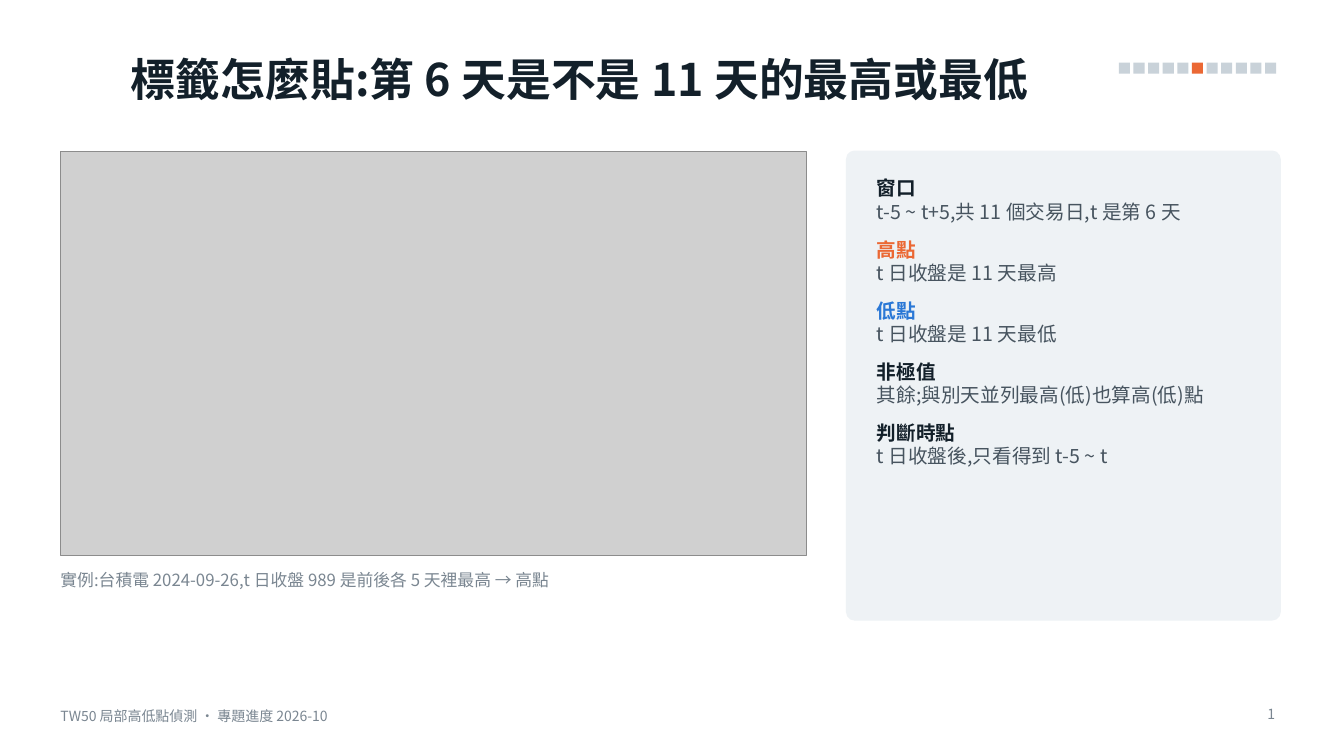
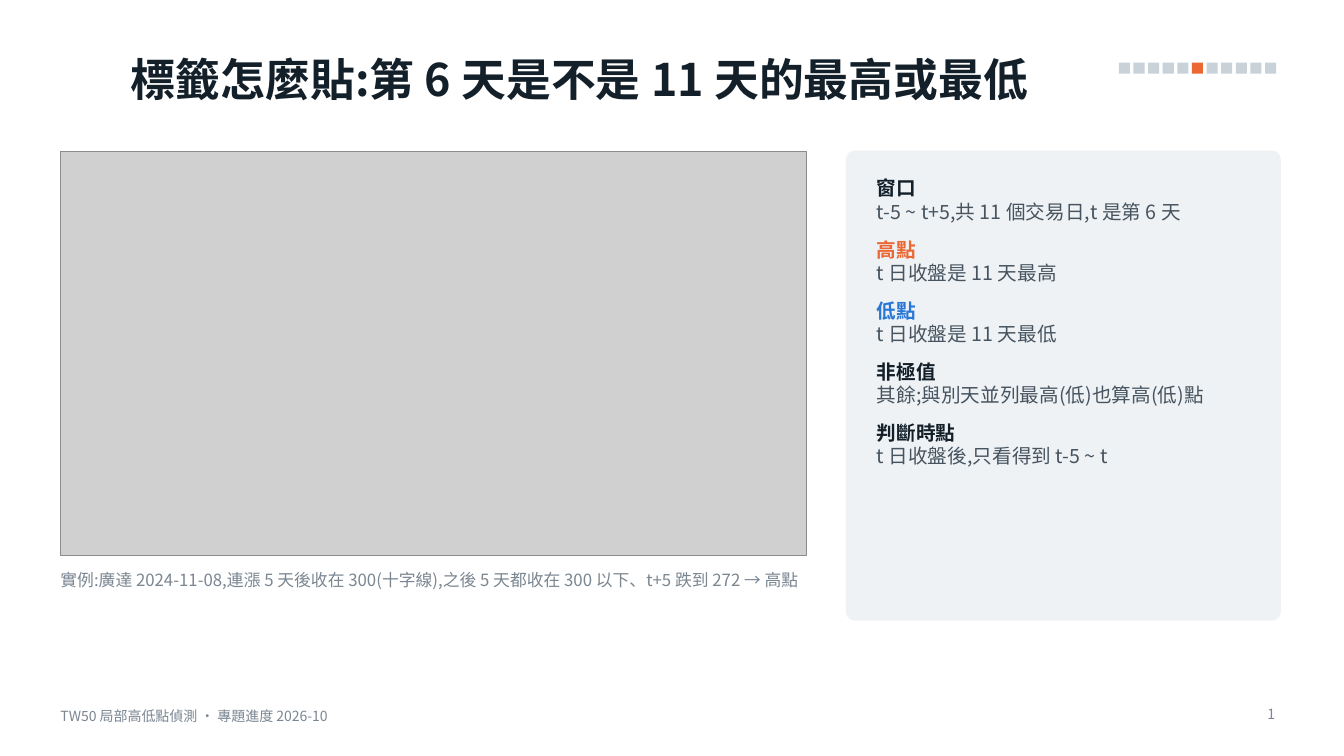
Before and after one commit to alextixu/fcukproject, a slide deck: slide 1 of method_kline_peak/report/TW50_局部高低點_專題進度.pptx. Drawn at 1344x756 pixels with LibreOffice and Linux fonts; fonts in the diff are those of the drawing; grey boxes stand for pictures. Boxes give left, top, right and bottom in pixels: in the first picture for what was removed or moved away, otherwise in the second. Text is boxed around its words. In the diff, an @@ line names an element or a change of style, - is before the commit and + after.

```diff
--- a/method_kline_peak/report/TW50_局部高低點_專題進度.pptx
+++ b/method_kline_peak/report/TW50_局部高低點_專題進度.pptx
@@ text at [60,572,799,589]: text changed @@
-實例:台積電 2024-09-26,t 日收盤 989 是前後各 5 天裡最高 → 高點
+實例:廣達 2024-11-08,連漲 5 天後收在 300(十字線),之後 5 天都收在 300 以下、t+5 跌到 272 → 高點
```
Also in this commit, not shown: 1 other slide changed, 3 other files.
